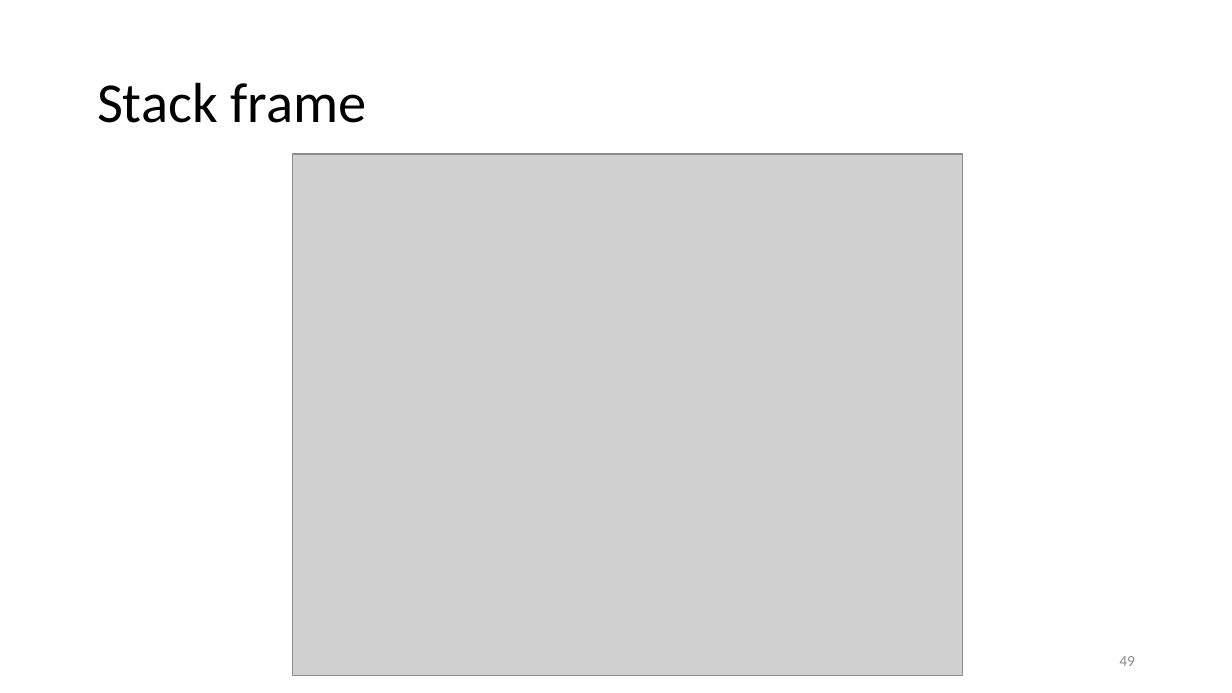
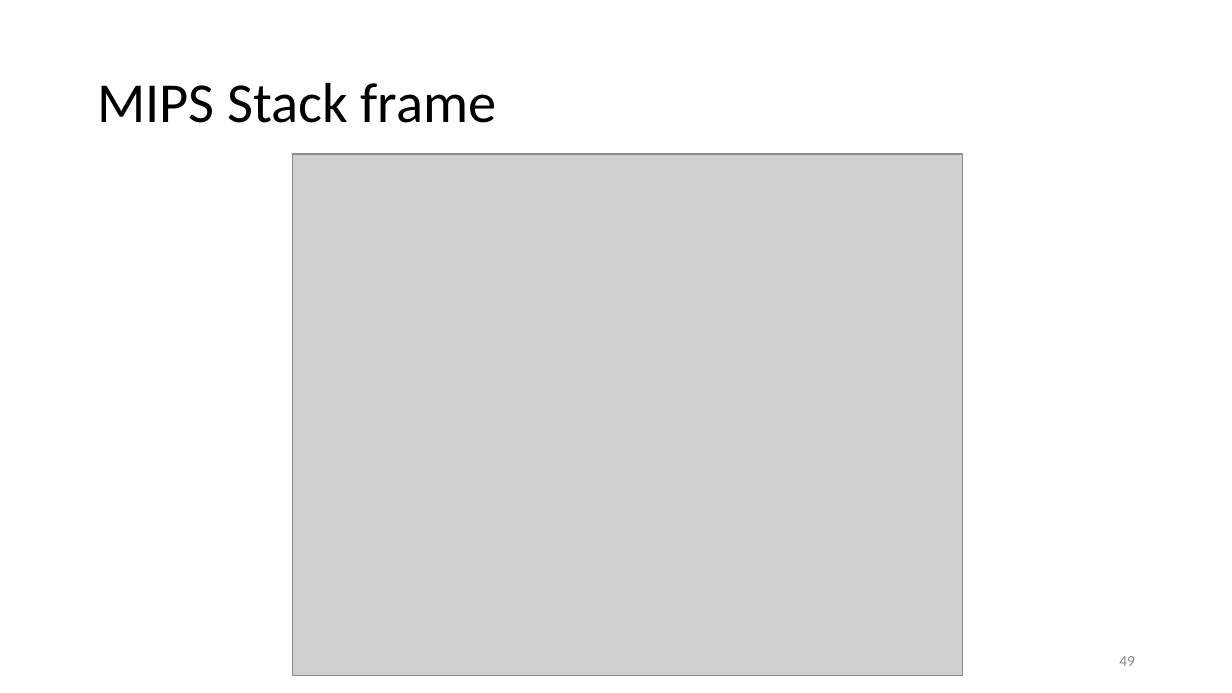
Before and after one commit to anoopsarkar/compilers-class, a slide deck: slide 49 of assets/ppt/codegen/runtime.pptx. Drawn at 1232x693 pixels with LibreOffice and Linux fonts; fonts in the diff are those of the drawing; grey boxes stand for pictures. Boxes give left, top, right and bottom in pixels: in the first picture for what was removed or moved away, otherwise in the second. Text is boxed around its words. In the diff, an @@ line names an element or a change of style, - is before the commit and + after.

```diff
--- a/assets/ppt/codegen/runtime.pptx
+++ b/assets/ppt/codegen/runtime.pptx
@@ title at box(97, 82, 497, 123): text changed @@
-Stack frame
+MIPS Stack frame
```
Also in this commit, not shown: 2 other slides changed, 3 other files.
